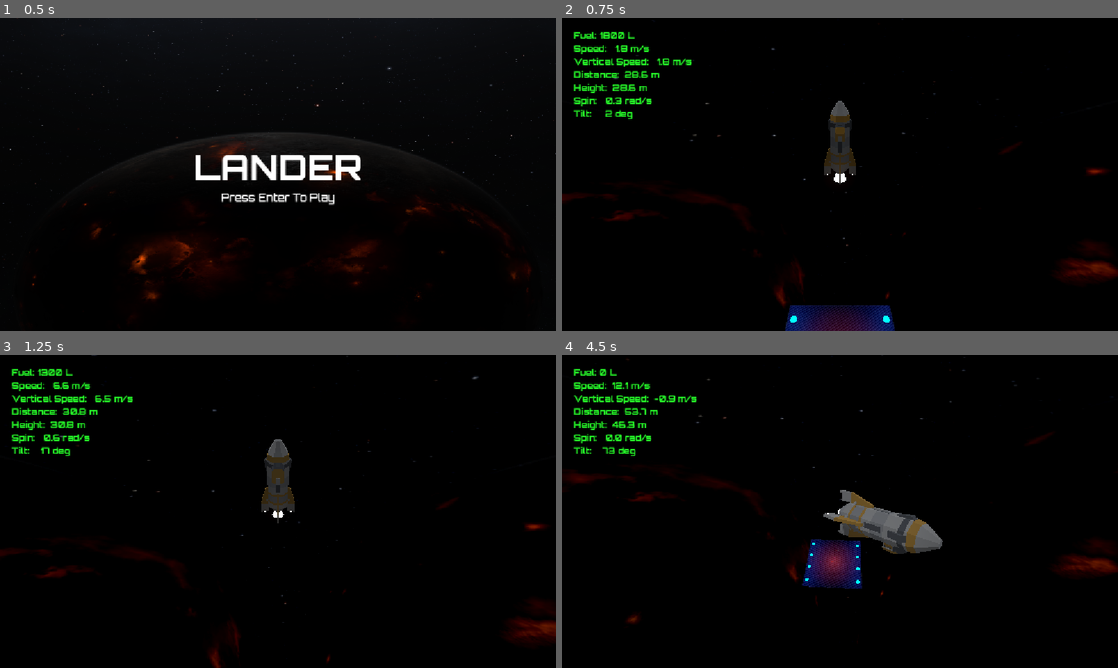
Above: before the commit, frames 1-4 (two rows, left to right).
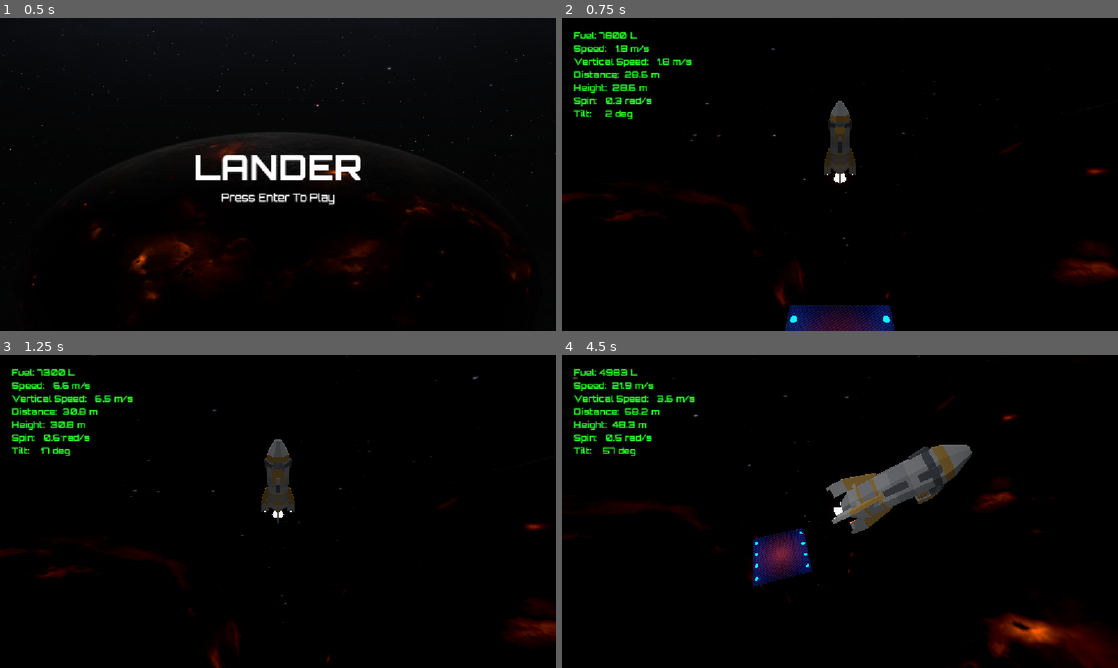
Above: after the commit, the same moments.

Repository: ChristiannYa/lander
Game: Godot game, scene res://scenes/main/main.tscn
Two runs of this game, one before a commit and one after it. Both use one fixed random seed, a clock stepped at 60 frames per second and the inputs below.
Inputs:
- Up to frame 1 (0.5 s): no input
- Up to frame 2 (0.75 s): tap Enter (ui_accept) at 0.5 s; hold K (pitch_up) from 0.53 s (still down); hold W (thust) from 0.53 s (still down)
- Up to frame 3 (1.25 s): keep holding K (pitch_up); keep holding W (thust); tap Enter (ui_accept) at 0.77 s
- Up to frame 4 (4.5 s): release W (thust) at 1.28 s; tap W (thust) at 1.35, 2.85, 4.35 s; tap Enter (ui_accept) at 1.52, 3.02, 3.77 s; release K (pitch_up) at 2.03 s; hold W (thust) 2.03-2.78 s; hold H (roll_left) 2.03-3.53 s; hold J (pitch_down) 3.53-4.28 s; hold W (thust) 3.53-4.28 s; hold L (roll_right) from 4.28 s (still down)

Frame 1 is identical in both runs. In frame 2, 0.1% of the frame differs, in the area x 6-14%, y 4-7%; in frame 3, 0.1%; in frame 4, 12%, in the area x 0-100%, y 0-100%.

Commit message:
23-landing-result

Diff:
--- /dev/null
+++ b/classes/landing_result.gd
@@ -0,0 +1,6 @@
+class_name LandingResult
+
+enum Outcome { LANDED, CRASHED, LOST }
+
+var outcome: Outcome
+var score := 0
--- a/globals/signal_hub.gd
+++ b/globals/signal_hub.gd
@@ -1,10 +1,10 @@
 extends Node
 
 signal telemetry_updated(tel: RocketTelemetry)
-signal game_over
+signal game_over(resl: LandingResult)
 
 func emit_telemetry_updated(tel: RocketTelemetry):
 	telemetry_updated.emit(tel)
 
-func emit_game_over():
-	game_over.emit()
+func emit_game_over(resl: LandingResult):
+	game_over.emit(resl)
--- a/scenes/hud/hud.gd
+++ b/scenes/hud/hud.gd
@@ -3,13 +3,28 @@
 @onready var label: Label = $MargCon/Label
 @onready var game_over_rect: ColorRect = $GameOverRect
 @onready var timer: Timer = $Timer
+@onready var result_label: Label = $GameOverRect/ResultLabel
+@onready var music: AudioStreamPlayer = $Music
+@onready var crash_sound: AudioStreamPlayer = $CrashSound
+@onready var land_sound: AudioStreamPlayer = $LandSound
 
 func _ready():
-	SignalHub.telemetry_updated.connect(func(tel):
+	SignalHub.telemetry_updated.connect(func(tel: RocketTelemetry):
 		label.text = str(tel)
 	)
-	SignalHub.game_over.connect(func():
-		if !game_over_rect or !timer: return
+	SignalHub.game_over.connect(func(resl: LandingResult):
+		music.stop()
+		match resl.outcome:
+			LandingResult.Outcome.LANDED:
+				result_label.text = "LANDED"
+				land_sound.play(20.0)
+			LandingResult.Outcome.CRASHED:
+				result_label.text = "CRASHED"
+				crash_sound.play()
+			LandingResult.Outcome.LOST:
+				result_label.text = "LOST"
+				crash_sound.play()
+
 		game_over_rect.show()
 		timer.start()
 	)
--- a/scenes/hud/hud.tscn
+++ b/scenes/hud/hud.tscn
@@ -6,6 +6,8 @@
 [ext_resource type="AudioStream" uid="uid://eif0isjqob5n" path="res://assets/music/Engineering-Stars.ogg" id="4_n56i7"]
 [ext_resource type="AudioStream" uid="uid://c4ag1wswat46j" path="res://assets/music/Off-World-Desolation.ogg" id="5_mq0y1"]
 [ext_resource type="AudioStream" uid="uid://didumpwhe5kcw" path="res://assets/music/Cyber-City-Fever-Dream.ogg" id="6_go0ap"]
+[ext_resource type="AudioStream" uid="uid://dqkaxeg7nq2yk" path="res://assets/sounds/592388__magnuswaker__car-crash-with-glass.wav" id="7_mq0y1"]
+[ext_resource type="AudioStream" uid="uid://cvs05m5m1lu27" path="res://assets/sounds/381679__hybrid_v__starship-landing-sequence.wav" id="8_go0ap"]
 
 [sub_resource type="LabelSettings" id="LabelSettings_ijv05"]
 font = ExtResource("1_48c2t")
@@ -60,7 +62,7 @@
 grow_vertical = 2
 color = Color(0.10980392, 0.10980392, 0.10980392, 0.7058824)
 
-[node name="Label" type="Label" parent="GameOverRect" unique_id=1246222365]
+[node name="ResultLabel" type="Label" parent="GameOverRect" unique_id=1246222365]
 layout_mode = 1
 anchors_preset = 8
 anchor_left = 0.5
@@ -81,4 +83,10 @@
 [node name="Timer" type="Timer" parent="." unique_id=1224698813]
 one_shot = true
 
+[node name="CrashSound" type="AudioStreamPlayer" parent="." unique_id=572253259]
+stream = ExtResource("7_mq0y1")
+
+[node name="LandSound" type="AudioStreamPlayer" parent="." unique_id=1818299093]
+stream = ExtResource("8_go0ap")
+
 [connection signal="timeout" from="Timer" to="." method="_on_timer_timeout"]
--- a/scenes/rocket/rocket.gd
+++ b/scenes/rocket/rocket.gd
@@ -6,13 +6,14 @@
 @onready var thrust_l: Thrust = $ThrustL
 @onready var thrust_r: Thrust = $ThrustR
 @onready var timer: Timer = $Timer
+# @onready var crash_sound: AudioStreamPlayer = $Crash
 
 const THRUST_CENT_FORCE := 15.0
 const THRUST_SIDE_FORCE := 3.0
 const TORQUE_STRENGTH := 2.0
 const MAX_LANDING_SPEED := 6.0
 const MAX_LANDING_TITLT := 10.0
-const MAX_FUEL := 2.0
+const MAX_FUEL := 8.0
 const FUEL_DROP := 50.0
 
 var _last_speed := 0.0
@@ -72,7 +73,7 @@
 
 	if _out_of_fuel and global_position.y < _fuel_out_y - FUEL_DROP:
 		print("Lost in space...")
-		game_over()
+		game_over(LandingResult.Outcome.LOST)
 		freeze = true
 
 func emit_telemtry():
@@ -90,24 +91,25 @@
 	SignalHub.emit_telemetry_updated(tel)
 
 # Requires `RigidBody3D > Contact Monitor=on` along with `.max_contacts_reported=1`
-func _on_body_entered(body: Node):
+func _on_body_entered(_body: Node):
 	if _last_speed > MAX_LANDING_SPEED:
 		print("CRASHED")
 		timer.start()
-		game_over()
+		game_over(LandingResult.Outcome.CRASHED)
 
 func _on_sleeping_state_changed():
 	if sleeping:
 		if is_physics_processing():
 			if get_tilt() < MAX_LANDING_TITLT:
-				print("LANDED")
+				game_over(LandingResult.Outcome.LANDED)
 			else:
-				print("CRASHED")
-			game_over()
+				game_over(LandingResult.Outcome.CRASHED)
 
 func _on_timer_timeout() -> void:
 	freeze = true
 
-func game_over():
+func game_over(outcome: LandingResult.Outcome):
 	set_physics_process(false)
-	SignalHub.emit_game_over()
+	var resl := LandingResult.new()
+	resl.outcome = outcome
+	SignalHub.emit_game_over(resl)
Not shown, added: classes/landing_result.gd.uid
